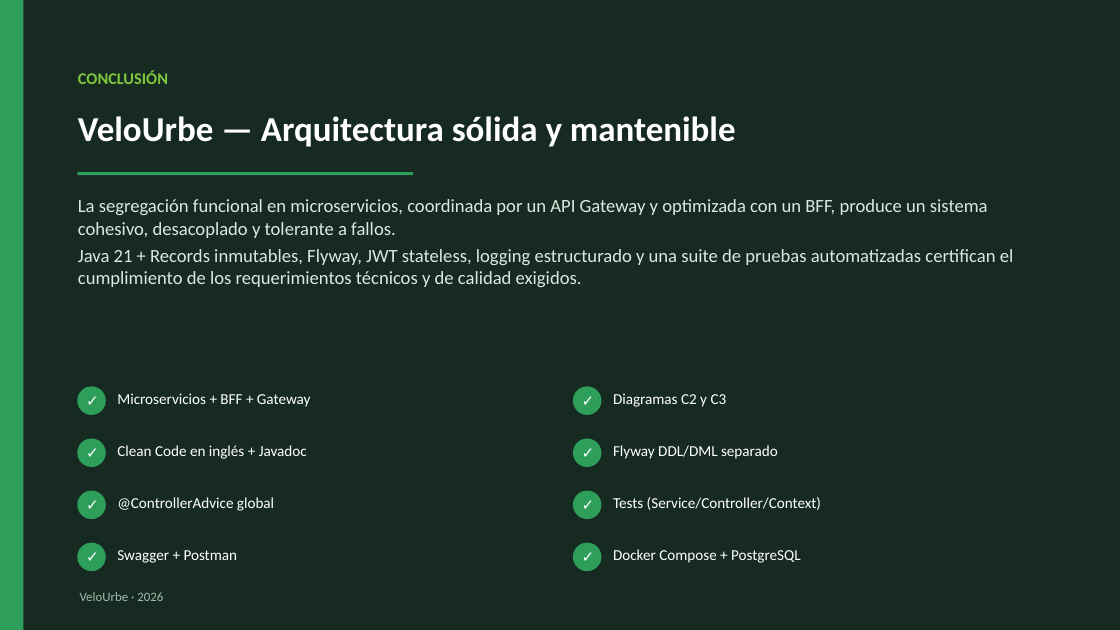
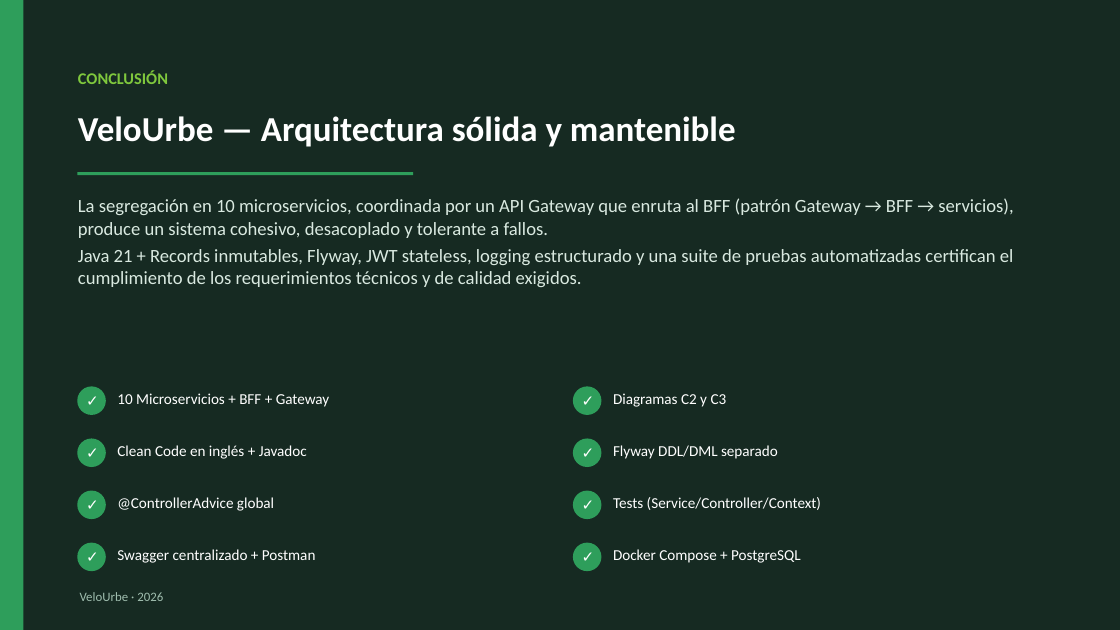
Before and after one commit to ethan1213/velourbe-platform, a slide deck: slide 16 of Presentacion VeloUrbe.pptx. Drawn at 1120x630 pixels with LibreOffice and Linux fonts; fonts in the diff are those of the drawing. Boxes give left, top, right and bottom in pixels: in the first picture for what was removed or moved away, otherwise in the second. Text is boxed around its words. In the diff, an @@ line names an element or a change of style, - is before the commit and + after.

Commit message:
docs: actualiza informe PDF y presentacion PPTX a la arquitectura actual
- Informe Tecnico VeloUrbe.pdf regenerado: 10 microservicios funcionales,
  flujo Gateway -> BFF -> microservicios, tabla completa de servicios y BDs,
  diagramas C2/C3 actualizados (C3 con patron CSR), RF nuevos (pagos,
  estaciones, resenas, BFF proxy), Swagger centralizado y estrategia Git
  con los 12 servicios.
- Presentacion VeloUrbe.pptx actualizada (mismo diseno): portada, contexto,
  arquitectura, diagramas C2, Swagger centralizado, branching y conclusion
  reflejan los 10 microservicios y el Gateway sin codigo.

```diff
--- a/Presentacion VeloUrbe.pptx
+++ b/Presentacion VeloUrbe.pptx
@@ text at (78,198,1013,238): text changed @@
-La segregación funcional en microservicios, coordinada por un API Gateway y optimizada con un BFF, produce un sistema cohesivo, desacoplado y tolerante a fallos.
+La segregación en 10 microservicios, coordinada por un API Gateway que enruta al BFF (patrón Gateway → BFF → servicios), produce un sistema cohesivo, desacoplado y tolerante a fallos.
@@ text at (117,393,330,407): text changed @@
-Microservicios + BFF + Gateway
+10 Microservicios + BFF + Gateway
@@ text at (117,549,316,563): text changed @@
-Swagger + Postman
+Swagger centralizado + Postman
```
Also in this commit, not shown: 8 other slides changed, 1 other file.
